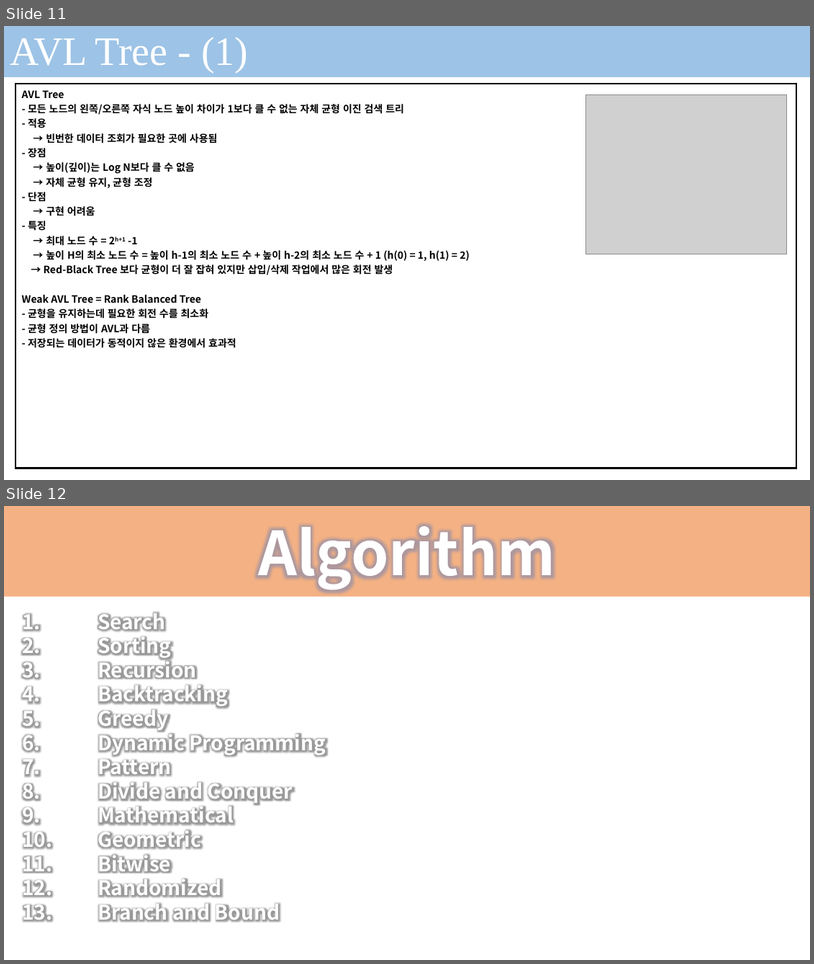
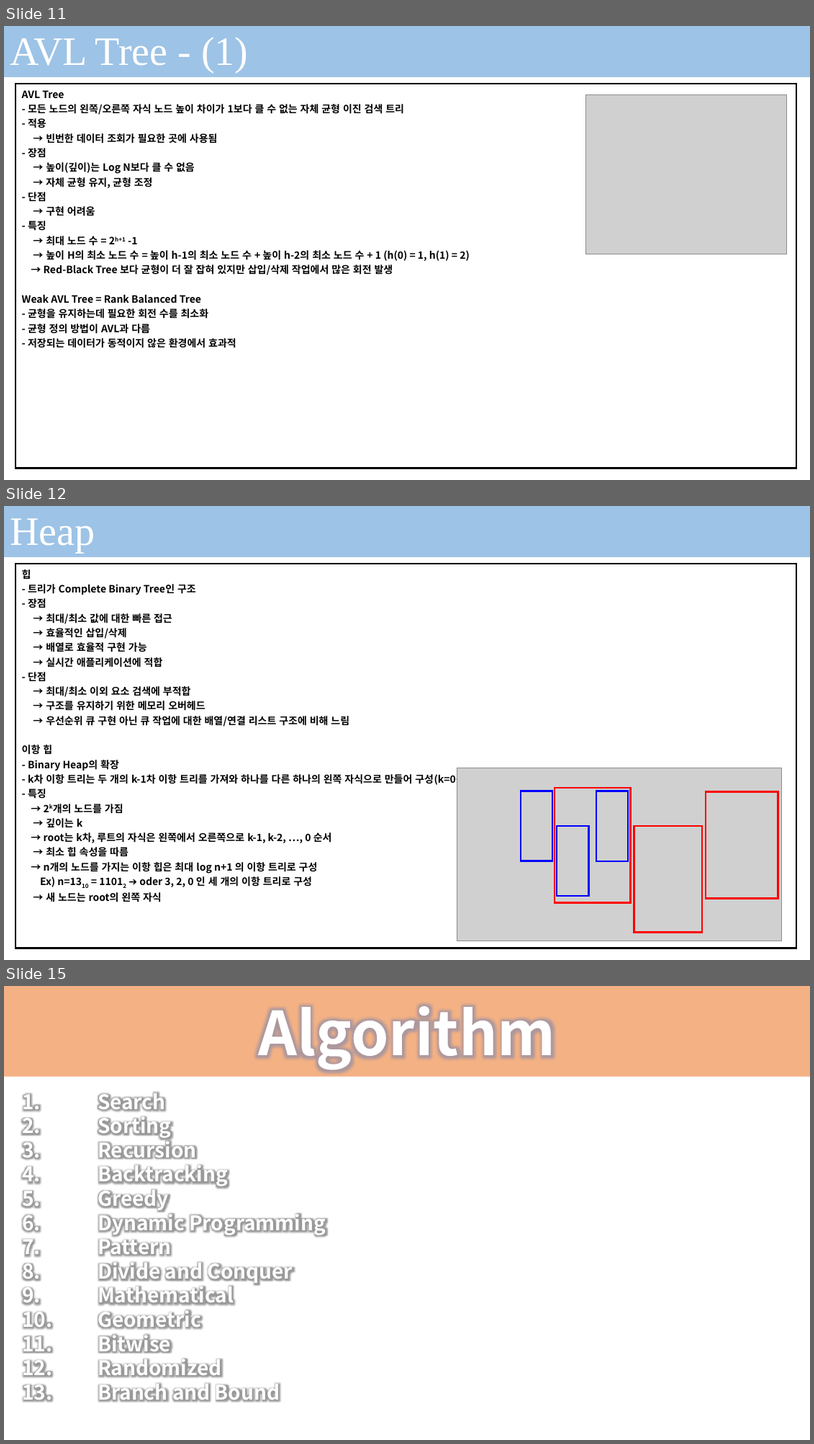
Before and after one commit to seonghokim/Study, a slide deck: Algorithm in c.pptx. Shown one above the other, each under a label of ours: slides 11 and 12 before the commit, slides 11, 12 and 15 after it; the slides between them are not shown. The pictures are 814x964 and 814x1444 pixels, drawn with LibreOffice and Linux fonts; fonts in the diff are those of the drawing; grey boxes stand for pictures; background and template pictures are left out. Boxes give left, top, right and bottom in pixels: in the first picture for what was removed or moved away, otherwise in the second. Text is boxed around its words. In the diff, an @@ line names an element or a change of style, - is before the commit and + after.

```diff
--- a/Algorithm in c.pptx
+++ b/Algorithm in c.pptx
@@ slide 12 added at (4,506,810,960), background #FFFFFF; not listed: 1 template element that a slide beside it also shows @@
@@ rectangle added at (4,506,810,557), fill #9DC3E6 @@
@@ text added at (10,518,95,553), 48 pt, text #FFFFFF @@
+Heap
@@ table added at (16,564,797,948), 1 rows, 1 columns @@
+힙 / - 트리가 Complete Binary Tree인 구조 / - 장점 / → 최대/최소 값에 대한 빠른 접근 / → 효율적인 삽입/삭제 / → 배열로 효율적 구현 가능 / → 실시간 애플리케이션에 적합 / - 단점 / → 최대/최소 이외 요소 검색에 부적합 / → 구조를 유지하기 위한 메모리 오버헤드 / → 우선순위 큐 구현 아닌 큐 작업에 대한 배열/연결 리스트 구조에 비해 느림 / 이항 힙 / - Binary Heap의 확장 / - k차 이항 트리는 두 개의 k-1차 이항 트리를 가져와 하나를 다른 하나의 왼쪽 자식으로 만들어 구성(k=0~) / - 특징 / → 2k개의 노드를 가짐 / → 깊이는 k / → root는 k차, 루트의 자식은 왼쪽에서 오른쪽으로 k-1, k-2, …, 0 순서 / → 최소 힙 속성을 따름 / → n개의 노드를 가지는 이항 힙은 최대 log n+1 의 이항 트리로 구성 / Ex) n=1310 = 11012 ➔ oder 3, 2, 0 인 세 개의 이항 트리로 구성 / → 새 노드는 root의 왼쪽 자식
@@ group added at (457,768,782,940): 6 rectangles, 1 picture @@
@@ what was slide 12 is now slide 15 @@
```
Also in this commit, not shown: 2 other slides added, 1 other file.
